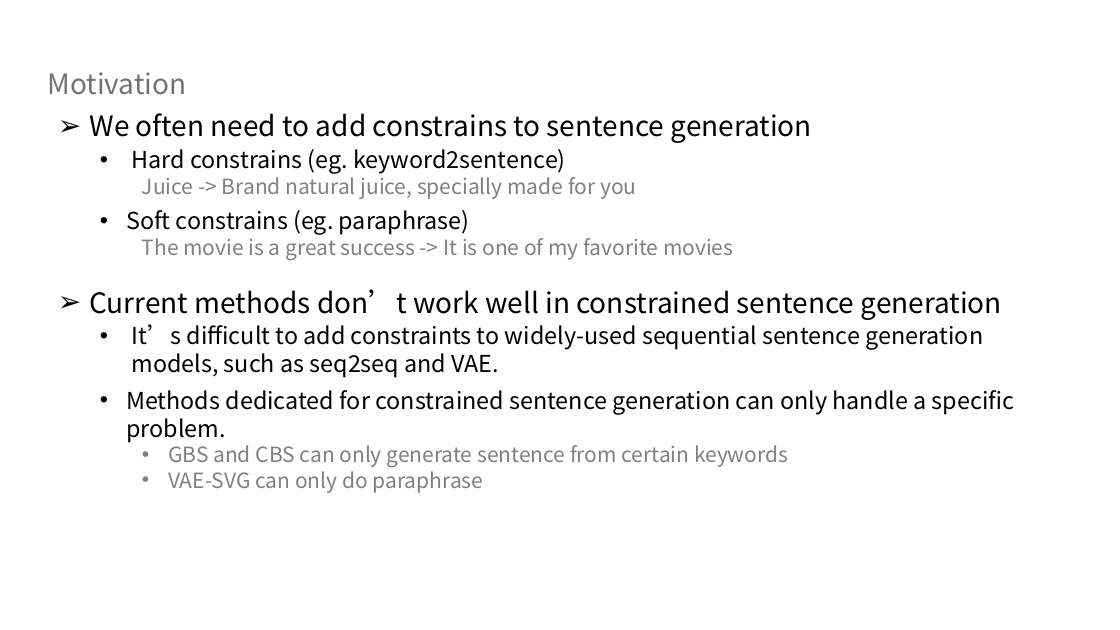
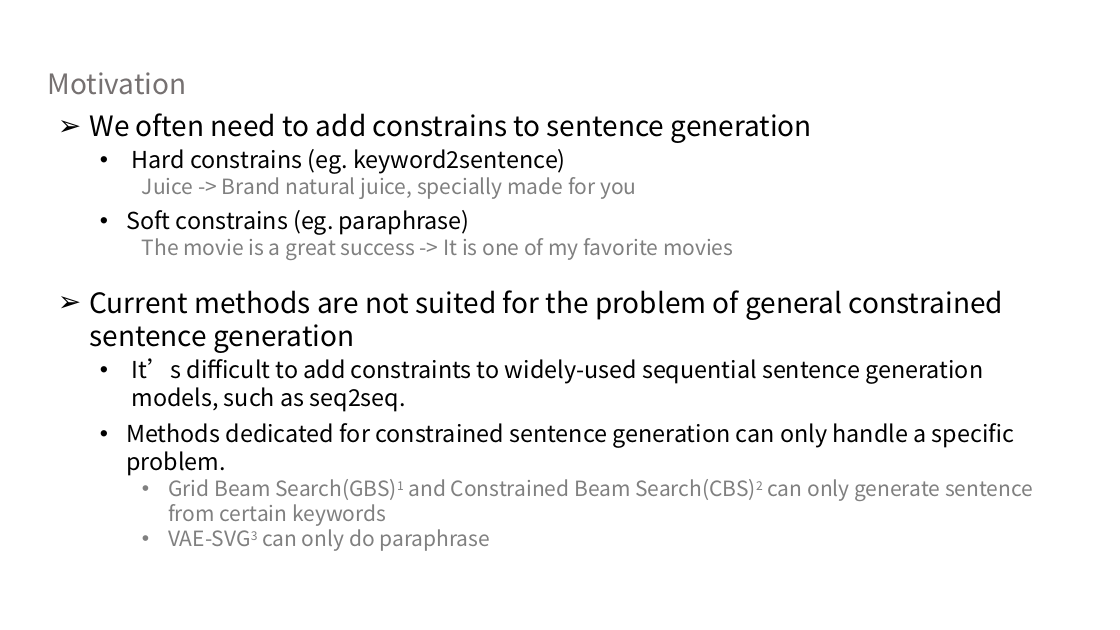
Before and after one commit to NingMiao/CGMH_slides, a slide deck: slide 2 of Miao_slides_ENG.pptx (slide 3 before the commit). Drawn at 1120x630 pixels with LibreOffice and Linux fonts; fonts in the diff are those of the drawing; background and template pictures are left out. Boxes give left, top, right and bottom in pixels: in the first picture for what was removed or moved away, otherwise in the second. Text is boxed around its words. In the diff, an @@ line names an element or a change of style, - is before the commit and + after.

```diff
--- a/Miao_slides_ENG.pptx
+++ b/Miao_slides_ENG.pptx
@@ text at [89,290,1003,412]: text changed @@
-➢ Current methods don’t work well in constrained sentence generation
-  • It’s difficult to add constraints to widely-used sequential sentence generation models, such as seq2seq and VAE.
+➢ Current methods are not suited for the problem of general constrained sentence generation
+  • It’s difficult to add constraints to widely-used sequential sentence generation models, such as seq2seq.
@@ text at [168,479,1033,551]: text changed @@
-    • GBS and CBS can only generate sentence from certain keywords
-    • VAE-SVG can only do paraphrase
+    • Grid Beam Search(GBS)1 and Constrained Beam Search(CBS)2 can only generate sentence from certain keywords
+    • VAE-SVG3 can only do paraphrase
```
Also in this commit, not shown: 6 other slides changed, 2 slides added, 1 slide removed.
